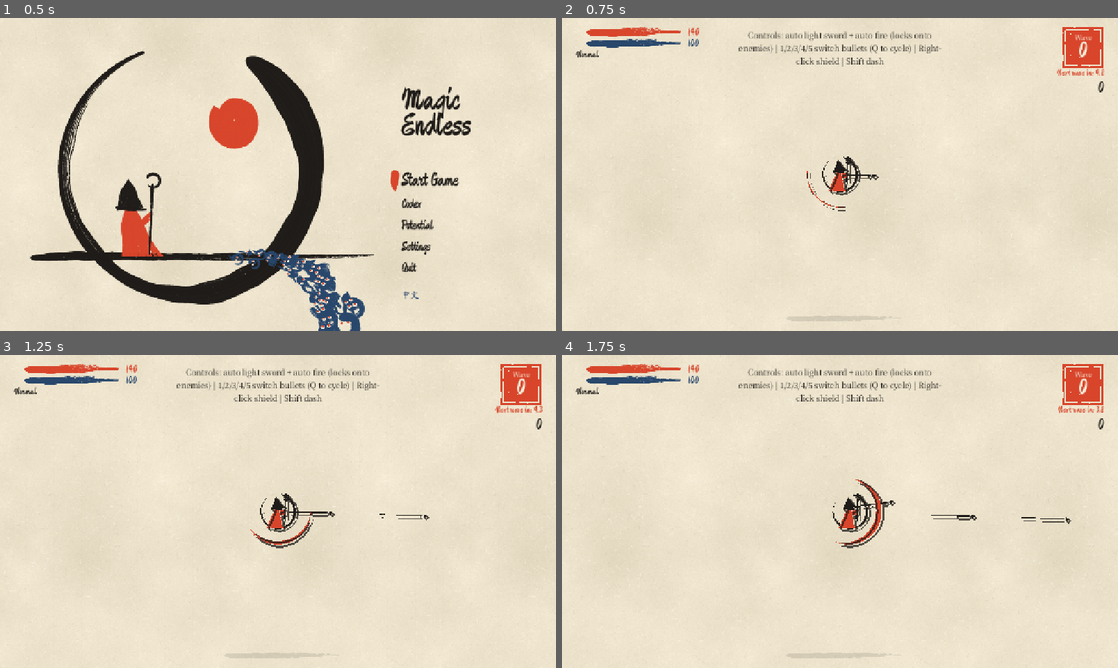
Above: before the commit, frames 1-4 (two rows, left to right).
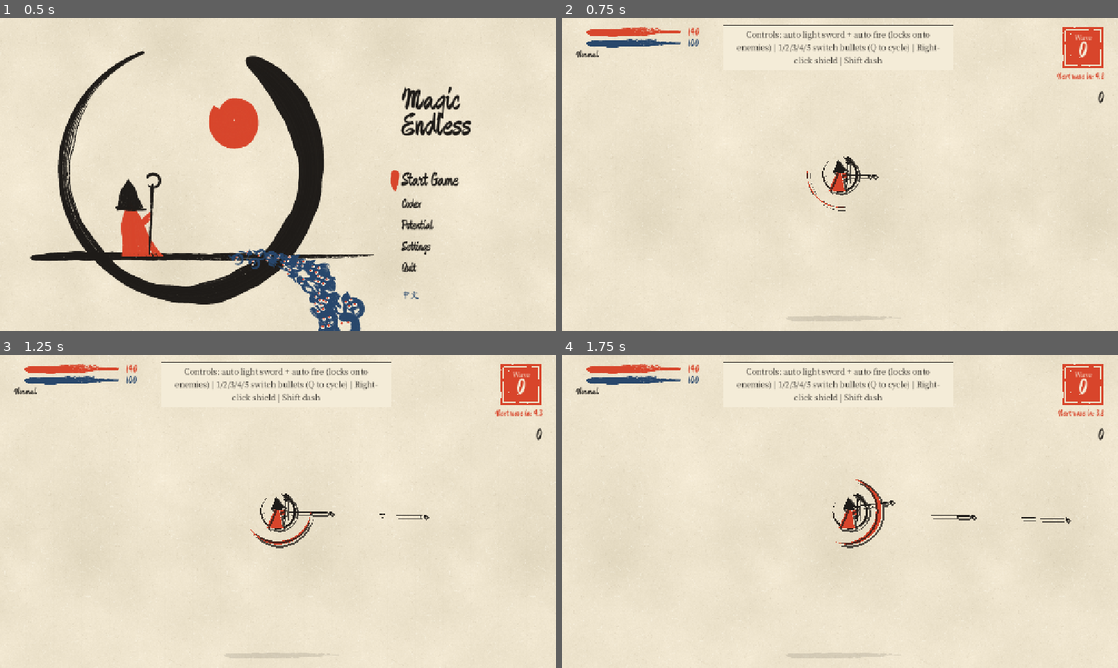
Above: after the commit, the same moments.

Repository: KuthorX/MagicEndless
Game: Godot game, scene res://scenes/MainMenu.tscn
Same seed, same stepped clock (60 frames per second), same inputs: the game is played once before the commit and once after it.
Inputs (mouse positions are in pixels of both pictures, inside the frame that each line leads up to):
- Up to frame 1 (0.5 s): no input
- Up to frame 2 (0.75 s): click "Start Game" at 0.5 s
- Up to frame 3 (1.25 s): no input
- Up to frame 4 (1.75 s): tap Enter at 1.25 s; move the mouse to (962, 495) at 1.27 s; hold D (move_right) from 1.28 s (still down); click (962, 495) at 1.35 s

Frame 1 is identical in both runs. In frame 2, 1.6% of the frame differs, in the area x 29-98%, y 2-28%; in frame 3, 1.6%; in frame 4, 1.6%.

Commit message:
fix: paper cartouche behind battle messages, gap under the wave seal
Co-Authored-By: Claude Opus 5.5 <noreply@anthropic.com>

Diff:
--- a/scenes/EndlessMode2D.tscn
+++ b/scenes/EndlessMode2D.tscn
@@ -59,6 +59,18 @@
 border_width_bottom = 4
 border_color = Color(0.847, 0.271, 0.169, 1)
 
+[sub_resource type="StyleBoxFlat" id="cartouche"]
+content_margin_left = 18.0
+content_margin_top = 8.0
+content_margin_right = 18.0
+content_margin_bottom = 10.0
+bg_color = Color(0.957, 0.925, 0.847, 1)
+border_width_left = 2
+border_width_top = 2
+border_width_right = 2
+border_width_bottom = 2
+border_color = Color(0.118, 0.106, 0.094, 1)
+
 [sub_resource type="StyleBoxEmpty" id="wave_seal"]
 content_margin_left = 14.0
 content_margin_top = 10.0
@@ -217,7 +229,7 @@
 
 [node name="Box" type="VBoxContainer" parent="HUD/Ledger"]
 layout_mode = 2
-theme_override_constants/separation = 0
+theme_override_constants/separation = 8
 
 [node name="WaveSeal" type="PanelContainer" parent="HUD/Ledger/Box"]
 custom_minimum_size = Vector2(96, 96)
@@ -348,7 +360,7 @@
 offset_right = 270.0
 offset_bottom = 56.0
 grow_horizontal = 2
-theme_override_styles/panel = SubResource("slip")
+theme_override_styles/panel = SubResource("cartouche")
 
 [node name="Message" type="Label" parent="HUD/MessageBox"]
 custom_minimum_size = Vector2(496, 0)
Not shown: 1 places in scenes/EndlessMode2D.tscn that only renumber resources
